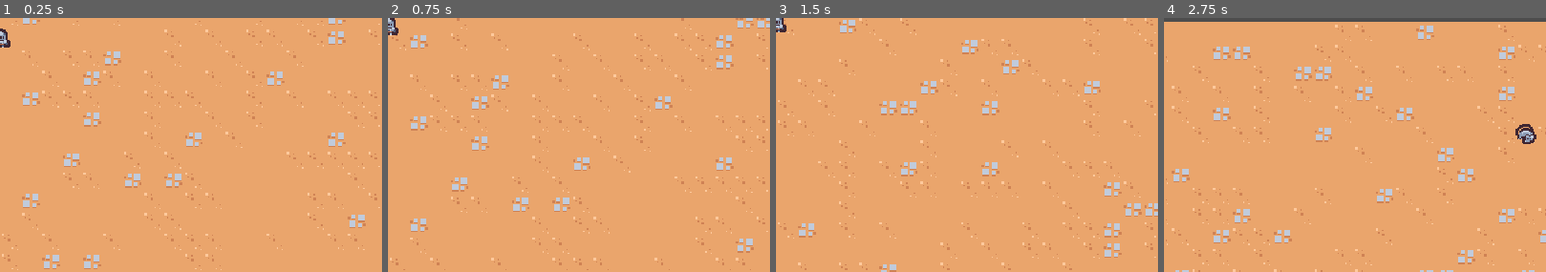
Above: before the commit, frames 1-4 (left to right).
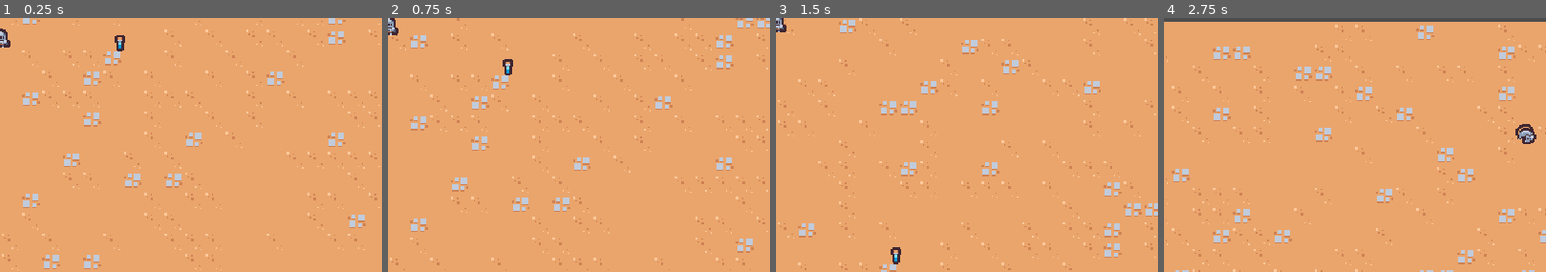
Above: after the commit, the same moments.

Repository: Rafaelnanes/godot-2DSurvivorsCourse
Game: Godot game, scene res://scenes/main/main.tscn
Two runs of this game, one before a commit and one after it. Both use one fixed random seed, a clock stepped at 60 frames per second and the inputs below.
Inputs:
- Up to frame 1 (0.25 s): no input
- Up to frame 2 (0.75 s): tap Enter at 0.5 s; hold W (move_up) from 0.53 s (still down); tap F at 0.6 s
- Up to frame 3 (1.5 s): keep holding W (move_up); tap F at 1.35 s
- Up to frame 4 (2.75 s): release W (move_up) at 2.03 s; hold A (move_left) from 2.03 s (still down); tap F at 2.1 s
The pictures show only the part of the screen within x 50-100%, y 44-94%; the shares and areas given below are measured in that part.

The runs differ from the first frame. In frame 1, 0.1% of the frame differs, in the area x 30-33%, y 6-14%; in frame 2, 0.1%, in the area x 30-33%, y 16-23%; in frame 3, 0.1%; in frame 4, nothing differs.

Commit message:
class 19

Diff:
--- a/project.godot
+++ b/project.godot
@@ -14,6 +14,10 @@
 run/main_scene="res://scenes/main/main.tscn"
 config/features=PackedStringArray("4.2", "Forward Plus")
 config/icon="res://icon.svg"
+
+[autoload]
+
+GameEvents="*res://scenes/autoload/game_events.tscn"
 
 [display]
 
--- /dev/null
+++ b/scenes/autoload/game_events.gd
@@ -0,0 +1,7 @@
+extends Node
+
+signal experience_vial_collected(number: float)
+
+
+func emit_experience_vial_collected(number: float):
+	experience_vial_collected.emit(number)
--- /dev/null
+++ b/scenes/autoload/game_events.tscn
@@ -0,0 +1,6 @@
+[gd_scene load_steps=2 format=3 uid="uid://oxmgfj5ma1rb"]
+
+[ext_resource type="Script" path="res://scenes/autoload/game_events.gd" id="1_db7jq"]
+
+[node name="GameEvents" type="Node"]
+script = ExtResource("1_db7jq")
--- /dev/null
+++ b/scenes/component/health_component.gd
@@ -0,0 +1,22 @@
+extends Node
+class_name HealthComponent
+
+signal died
+
+@export var max_health: float = 10
+
+var current_health
+
+func _ready():
+	current_health = max_health
+
+
+func damage(amount: float):
+	current_health = max(current_health - amount, 0)
+	Callable(died_check).call_deferred()
+
+
+func died_check():
+	if current_health == 0:
+		died.emit()
+		owner.queue_free()
--- /dev/null
+++ b/scenes/component/health_component.tscn
@@ -0,0 +1,6 @@
+[gd_scene load_steps=2 format=3 uid="uid://dmh3de6op82t"]
+
+[ext_resource type="Script" path="res://scenes/component/health_component.gd" id="1_pncvc"]
+
+[node name="HealthComponent" type="Node"]
+script = ExtResource("1_pncvc")
--- /dev/null
+++ b/scenes/component/vial_drop_component.gd
@@ -0,0 +1,24 @@
+extends Node
+
+@export var vial_scene: PackedScene
+@export var health_component: Node
+@export_range(0,1) var drop_percent: float = 0.5
+
+func _ready():
+	(health_component as HealthComponent).died.connect(on_died)
+
+
+func on_died():
+	if randf() > drop_percent:
+		return
+
+	if vial_scene == null:
+		return
+
+	if not owner is Node2D:
+		return
+
+	var spawn_position = (owner as Node2D).global_position
+	var vial_instance = vial_scene.instantiate() as Node2D
+	owner.get_parent().add_child(vial_instance)
+	vial_instance.global_position = spawn_position
--- /dev/null
+++ b/scenes/component/vial_drop_component.tscn
@@ -0,0 +1,8 @@
+[gd_scene load_steps=3 format=3 uid="uid://tt3vux5n65fv"]
+
+[ext_resource type="Script" path="res://scenes/component/vial_drop_component.gd" id="1_h2fb2"]
+[ext_resource type="PackedScene" uid="uid://b1s3h635ilp4s" path="res://scenes/game_object/experience_vial/experience_vial.tscn" id="2_yr407"]
+
+[node name="VialDropComponent" type="Node"]
+script = ExtResource("1_h2fb2")
+vial_scene = ExtResource("2_yr407")
--- a/scenes/game_object/basic_enemy/basic_enemy.gd
+++ b/scenes/game_object/basic_enemy/basic_enemy.gd
@@ -1,11 +1,13 @@
 extends CharacterBody2D
 
+const MAX_SPEED = 75
 
-const MAX_SPEED = 75
+@onready var health_component: HealthComponent = $HealthComponent
 
 # Called when the node enters the scene tree for the first time.
 func _ready():
 	$Area2D.area_entered.connect(func(area2D: Area2D):
+		health_component.damage(100)
 		queue_free()
 	)
 
--- a/scenes/game_object/basic_enemy/basic_enemy.tscn
+++ b/scenes/game_object/basic_enemy/basic_enemy.tscn
@@ -1,7 +1,10 @@
-[gd_scene load_steps=5 format=3 uid="uid://b62px3vury23j"]
+[gd_scene load_steps=8 format=3 uid="uid://b62px3vury23j"]
 
 [ext_resource type="Script" path="res://scenes/game_object/basic_enemy/basic_enemy.gd" id="1_gjc8p"]
 [ext_resource type="Texture2D" uid="uid://b75fajhcocgdm" path="res://scenes/game_object/basic_enemy/enemy.png" id="1_jdwbu"]
+[ext_resource type="PackedScene" uid="uid://dmh3de6op82t" path="res://scenes/component/health_component.tscn" id="2_u25yk"]
+[ext_resource type="PackedScene" uid="uid://tt3vux5n65fv" path="res://scenes/component/vial_drop_component.tscn" id="3_o8uji"]
+[ext_resource type="PackedScene" uid="uid://b1s3h635ilp4s" path="res://scenes/game_object/experience_vial/experience_vial.tscn" id="4_g5f3l"]
 
 [sub_resource type="CircleShape2D" id="CircleShape2D_ynjts"]
 
@@ -13,6 +16,12 @@
 collision_mask = 9
 motion_mode = 1
 script = ExtResource("1_gjc8p")
+
+[node name="HealthComponent" parent="." instance=ExtResource("2_u25yk")]
+
+[node name="VialDropComponent" parent="." node_paths=PackedStringArray("health_component") instance=ExtResource("3_o8uji")]
+vial_scene = ExtResource("4_g5f3l")
+health_component = NodePath("../HealthComponent")
 
 [node name="Area2D" type="Area2D" parent="."]
 collision_layer = 0
--- a/scenes/game_object/experience_vial/experience_vial.gd
+++ b/scenes/game_object/experience_vial/experience_vial.gd
@@ -1,6 +1,9 @@
 extends Node
 
 func _ready():
-	$Area2D.area_entered.connect(func(otherArea:Area2D):
-		queue_free()
-	)
+	$Area2D.area_entered.connect(on_area_entered)
+
+
+func on_area_entered(otherArea:Area2D):
+	GameEvents.emit_experience_vial_collected(1)
+	queue_free()
--- a/scenes/main/main.tscn
+++ b/scenes/main/main.tscn
@@ -6,6 +6,7 @@
 [ext_resource type="PackedScene" uid="uid://dhkxgpsh7lrxe" path="res://scenes/game_object/player/player.tscn" id="1_moxwb"]
 [ext_resource type="PackedScene" uid="uid://cpsngxjvxbp1y" path="res://scenes/game_object/game_camera/game_camera.tscn" id="1_rpgvc"]
 [ext_resource type="PackedScene" uid="uid://dmq7kpu5j7ql5" path="res://scenes/manager/arena_timer_manager.tscn" id="2_sl2xl"]
+[ext_resource type="PackedScene" uid="uid://cpu6oxfpwhmsa" path="res://scenes/manager/experience_manager.tscn" id="4_lr6u7"]
 [ext_resource type="PackedScene" uid="uid://b1s3h635ilp4s" path="res://scenes/game_object/experience_vial/experience_vial.tscn" id="6_grouo"]
 
 [node name="Main" type="Node"]
@@ -16,6 +17,8 @@
 [node name="ArenaTimerManager" parent="." instance=ExtResource("2_sl2xl")]
 
 [node name="EnemyManager" parent="." instance=ExtResource("1_gd1ig")]
+
+[node name="ExperienceManager" parent="." instance=ExtResource("4_lr6u7")]
 
 [node name="Camera2D" parent="." instance=ExtResource("1_rpgvc")]
 
@@ -30,4 +33,7 @@
 [node name="ExperienceVial2" parent="." instance=ExtResource("6_grouo")]
 position = Vector2(-131, -63)
 
+[node name="ExperienceVial2" parent="ExperienceVial2" instance=ExtResource("6_grouo")]
+position = Vector2(225, 59)
+
 [node name="Player" parent="." instance=ExtResource("1_moxwb")]
--- /dev/null
+++ b/scenes/manager/experience_manager.gd
@@ -0,0 +1,15 @@
+extends Node
+
+var current_experience = 0
+
+func _ready():
+	GameEvents.experience_vial_collected.connect(on_experience_vial_collected)
+
+
+func increment_experience(number: float):
+	current_experience += number
+	print(current_experience)
+
+
+func on_experience_vial_collected(number: float):
+	increment_experience(number)
--- /dev/null
+++ b/scenes/manager/experience_manager.tscn
@@ -0,0 +1,6 @@
+[gd_scene load_steps=2 format=3 uid="uid://cpu6oxfpwhmsa"]
+
+[ext_resource type="Script" path="res://scenes/manager/experience_manager.gd" id="1_agkps"]
+
+[node name="ExperienceManager" type="Node"]
+script = ExtResource("1_agkps")
Not shown: 1 places in scenes/main/main.tscn that only renumber resources
Not shown, added: scenes/game_object/experience_vial/exp800B.tmp
